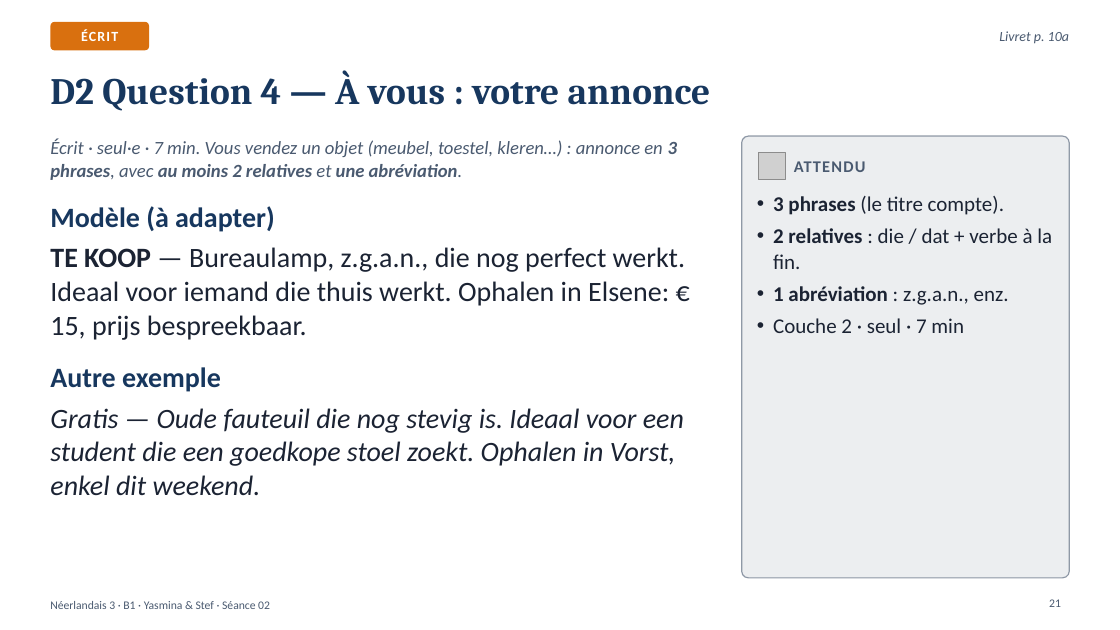
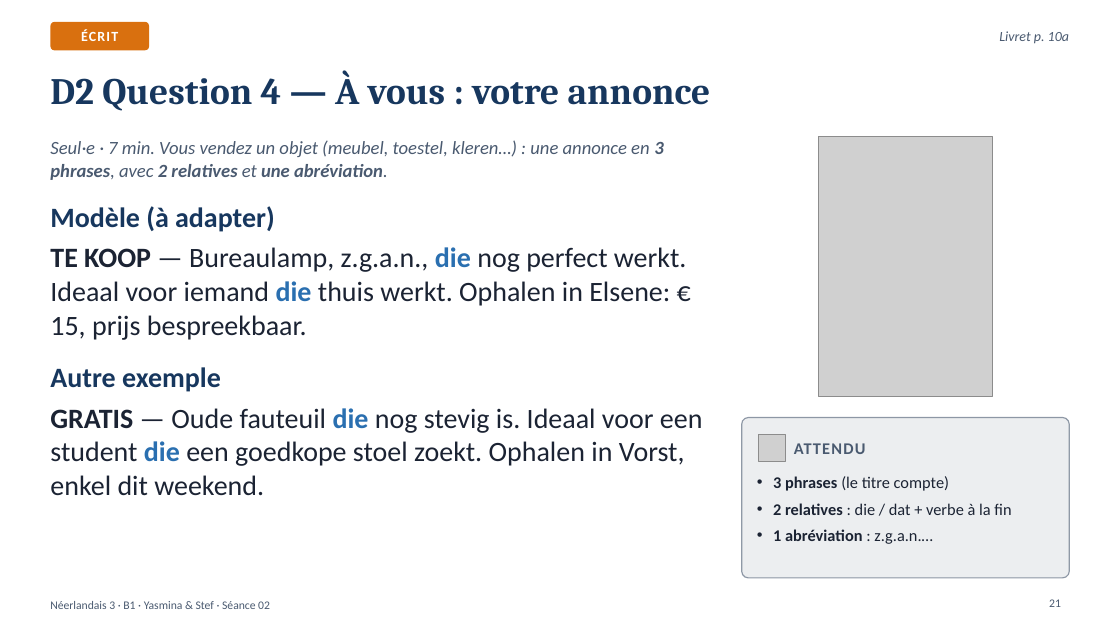
Before and after one commit to ajouniaux/talenleren, a slide deck: slide 21 of neerlandais3/powerpoints/Seance_02_De_woning_beschrijven.pptx. Drawn at 1120x630 pixels with LibreOffice and Linux fonts; fonts in the diff are those of the drawing; grey boxes stand for pictures. Boxes give left, top, right and bottom in pixels: in the first picture for what was removed or moved away, otherwise in the second. Text is boxed around its words. In the diff, an @@ line names an element or a change of style, - is before the commit and + after.

```diff
--- a/neerlandais3/powerpoints/Seance_02_De_woning_beschrijven.pptx
+++ b/neerlandais3/powerpoints/Seance_02_De_woning_beschrijven.pptx
@@ text at [50, 140, 663, 180]: text changed @@
-Écrit · seul·e · 7 min. Vous vendez un objet (meubel, toestel, kleren…) : annonce en 3 phrases, avec au moins 2 relatives et une abréviation.
+Seul·e · 7 min. Vous vendez un objet (meubel, toestel, kleren…) : une annonce en 3 phrases, avec 2 relatives et une abréviation.
@@ picture added at [819, 136, 993, 397] @@
@@ text at [50, 247, 686, 340]: text colour #1B2333 to #2A6FB0, bold on in "die die" @@
@@ text at [50, 408, 703, 495]: text changed; italic off @@
-Gratis — Oude fauteuil die nog stevig is. Ideaal voor een student die een goedkope stoel zoekt. Ophalen in Vorst, enkel dit weekend.
+GRATIS — Oude fauteuil die nog stevig is. Ideaal voor een student die een goedkope stoel zoekt. Ophalen in Vorst, enkel dit weekend.
@@ rounded rectangle: place and size @@
-rounded rectangle at [742, 136, 1070, 578]
+rounded rectangle at [742, 418, 1070, 578]
@@ rounded rectangle at [742, 418, 1070, 578]: proportions changed @@
@@ picture: place and size @@
-picture at [759, 153, 786, 180]
+picture at [759, 434, 786, 461]
@@ text "ATTENDU": place and size @@
-text "ATTENDU" at [794, 161, 866, 172]
+text "ATTENDU" at [794, 443, 866, 454]
@@ text at [773, 476, 1011, 544]: text changed; size 18 to 14 pt @@
-• 3 phrases (le titre compte).
-• 2 relatives : die / dat + verbe à la fin.
-• 1 abréviation : z.g.a.n., enz.
-• Couche 2 · seul · 7 min
+• 3 phrases (le titre compte)
+• 2 relatives : die / dat + verbe à la fin
+• 1 abréviation : z.g.a.n.…
```
Also in this commit, not shown: 18 other slides changed, 4 slides added, 5 slides removed, 15 other files.
